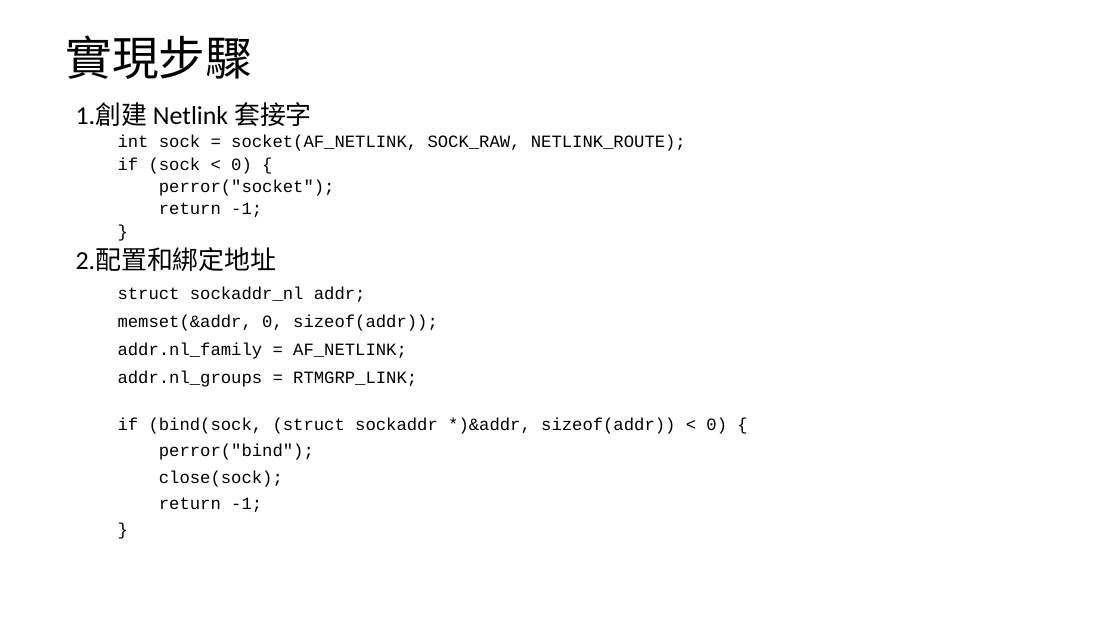
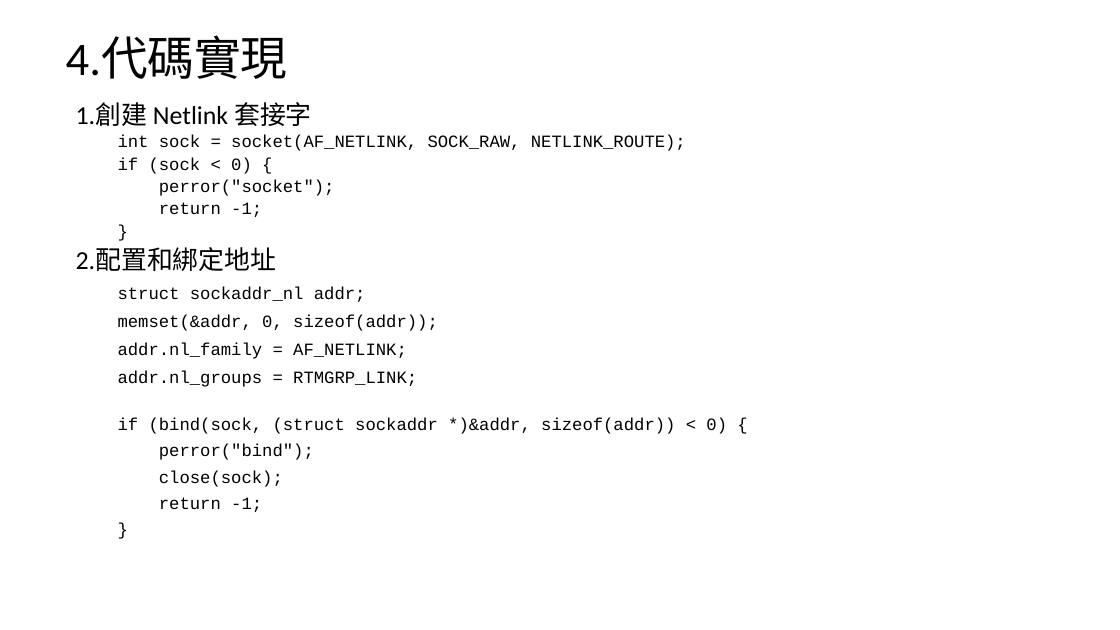
Before and after one commit to LewTIS/study, a slide deck: slide 7 of network_monitor/netlink.pptx. Drawn at 1120x630 pixels with LibreOffice and Linux fonts; fonts in the diff are those of the drawing. Boxes give left, top, right and bottom in pixels: in the first picture for what was removed or moved away, otherwise in the second. Text is boxed around its words. In the diff, an @@ line names an element or a change of style, - is before the commit and + after.

```diff
--- a/network_monitor/netlink.pptx
+++ b/network_monitor/netlink.pptx
@@ title at [66,37,288,79]: text changed @@
-實現步驟
+4.代碼實現
```
Also in this commit, not shown: 4 other slides changed, 2 slides added, 2 slides removed.
